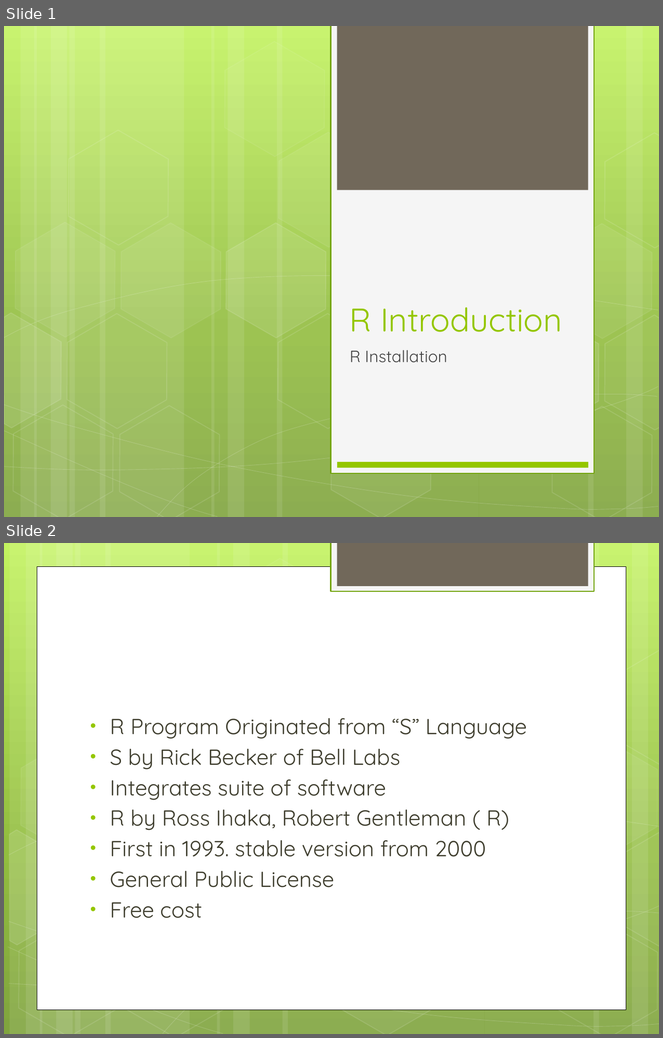
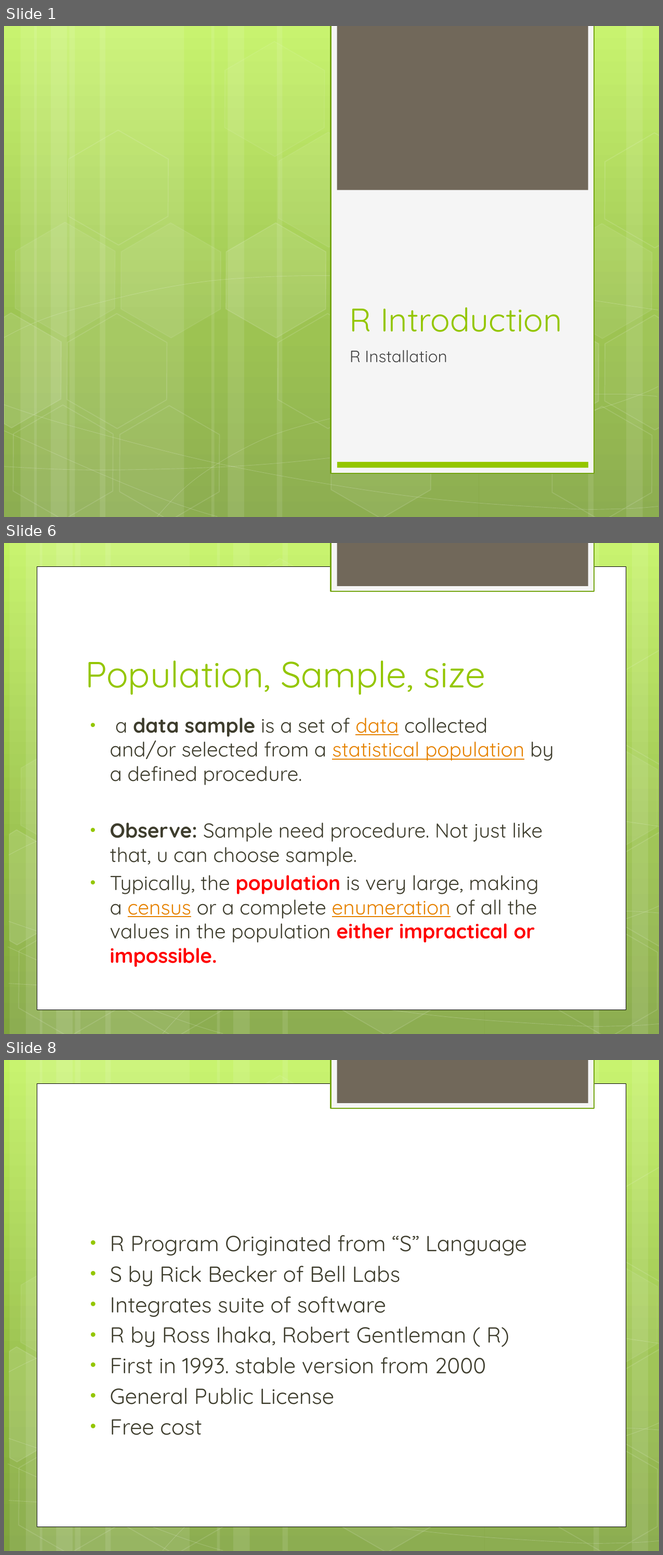
Before and after one commit to gpavankumar1974/Rnotes, a slide deck: RBasics/R Intro 2.pptx. Shown one above the other, each under a label of ours: slides 1 and 2 before the commit, slides 1, 6 and 8 after it; the slides between them are not shown. The pictures are 663x1038 and 663x1555 pixels, drawn with LibreOffice and Linux fonts; fonts in the diff are those of the drawing. Boxes give left, top, right and bottom in pixels: in the first picture for what was removed or moved away, otherwise in the second. Text is boxed around its words. In the diff, an @@ line names an element or a change of style, - is before the commit and + after.

Commit message:
sfw

```diff
--- a/RBasics/R Intro 2.pptx
+++ b/RBasics/R Intro 2.pptx
@@ slide 6 added at [4, 543, 659, 1034], background gradient #C3F35F to #93BF3F to #81A53E; not listed: 31 template elements that a slide beside it also shows @@
@@ title added at [85, 661, 486, 695], 40 pt, text #94C600 @@
+Population, Sample, size
@@ text added at [110, 718, 554, 967], 22.2 pt, text #3E3D2D @@
+• a data sample is a set of data collected and/or selected from a statistical population by a defined procedure.
+• Observe: Sample need procedure. Not just like that, u can choose sample.
+• Typically, the population is very large, making a census or a complete enumeration of all the values in the population either impractical or impossible.
@@ what was slide 2 is now slide 8 @@
```
Also in this commit, not shown: 5 other slides added.
